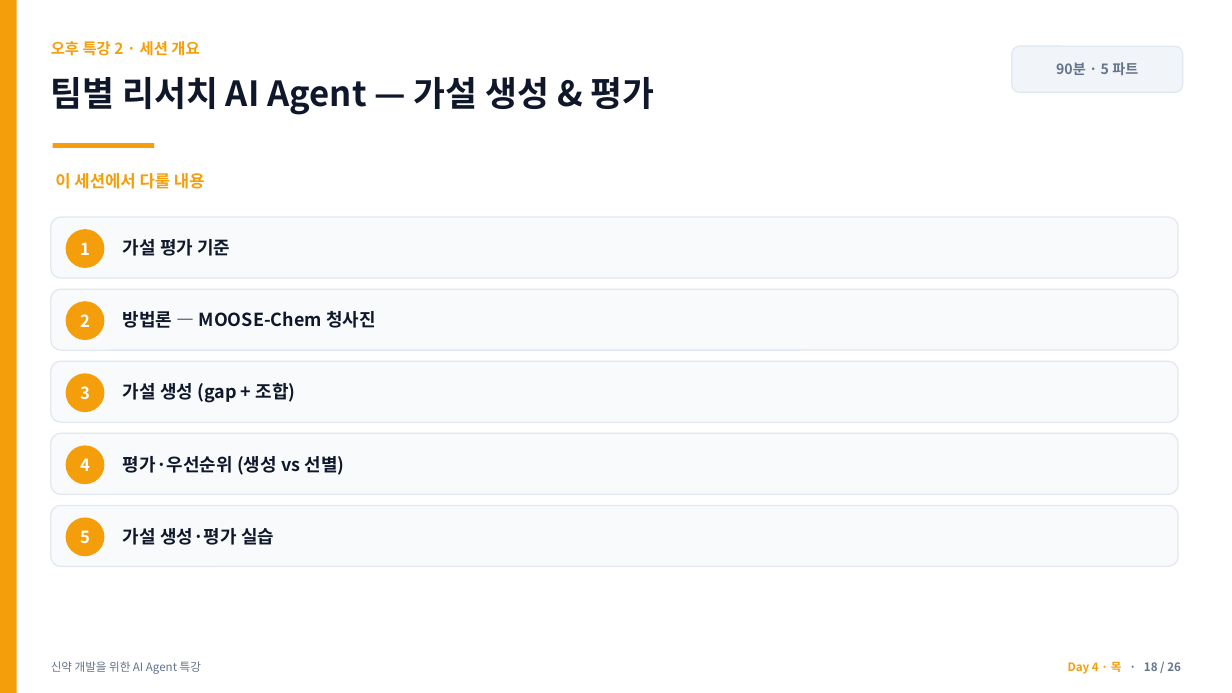
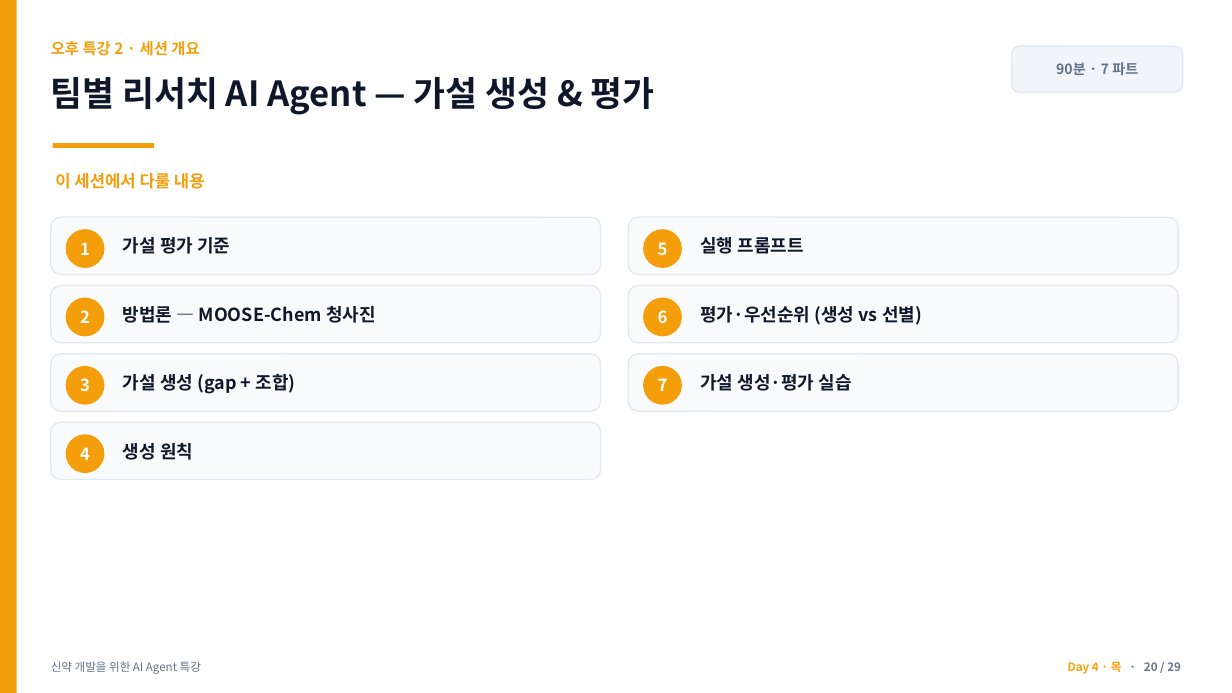
Before and after one commit to jyshin-22/wku-ai-agent-program, a slide deck: slide 20 of slides/day4.pptx (slide 18 before the commit). Drawn at 1232x693 pixels with LibreOffice and Linux fonts; fonts in the diff are those of the drawing. Boxes give left, top, right and bottom in pixels: in the first picture for what was removed or moved away, otherwise in the second. Text is boxed around its words. In the diff, an @@ line names an element or a change of style, - is before the commit and + after.

```diff
--- a/slides/day4.pptx
+++ b/slides/day4.pptx
@@ text at <box>1056,62,1138,75</box>: text changed @@
-90분 · 5 파트
+90분 · 7 파트
@@ rounded rectangle: place and size @@
-rounded rectangle at <box>51,217,1178,278</box>
+rounded rectangle at <box>51,217,601,274</box>
@@ rounded rectangle: place and size @@
-rounded rectangle at <box>51,506,1178,567</box>
+rounded rectangle at <box>628,217,1178,274</box>
@@ text "5": place and size @@
-text "5" at <box>80,530,90,544</box>
+text "5" at <box>658,242,668,255</box>
@@ ellipse: place and size @@
-ellipse at <box>66,518,104,556</box>
+ellipse at <box>643,229,682,268</box>
@@ text added at <box>700,237,804,254</box>, 14 pt, text #0F172A, bold @@
+실행 프롬프트
@@ rounded rectangle: place and size @@
-rounded rectangle at <box>51,289,1178,350</box>
+rounded rectangle at <box>51,286,601,343</box>
@@ text "방법론 — MOOSE-Chem 청사진": place and size @@
-text "방법론 — MOOSE-Chem 청사진" at <box>123,311,376,328</box>
+text "방법론 — MOOSE-Chem 청사진" at <box>123,306,376,323</box>
@@ rounded rectangle added at <box>628,286,1178,343</box>, fill #F8FAFC, outline #E2E8F0 1 pt @@
@@ ellipse added at <box>643,298,682,336</box>, fill #F59E0B @@
@@ text "평가·우선순위 (생성 vs 선별)": place and size @@
-text "평가·우선순위 (생성 vs 선별)" at <box>123,456,345,475</box>
+text "평가·우선순위 (생성 vs 선별)" at <box>700,306,922,325</box>
@@ text added at <box>658,310,668,323</box>, 13 pt, text #FFFFFF, bold @@
+6
@@ rounded rectangle: place and size @@
-rounded rectangle at <box>51,361,1178,422</box>
+rounded rectangle at <box>51,354,601,411</box>
@@ text "가설 생성 (gap + 조합)": place and size @@
-text "가설 생성 (gap + 조합)" at <box>123,383,296,403</box>
+text "가설 생성 (gap + 조합)" at <box>123,374,296,394</box>
@@ rounded rectangle added at <box>628,354,1178,411</box>, fill #F8FAFC, outline #E2E8F0 1 pt @@
@@ text "가설 생성·평가 실습": place and size @@
-text "가설 생성·평가 실습" at <box>123,528,274,545</box>
+text "가설 생성·평가 실습" at <box>700,374,852,391</box>
@@ 2 texts, 2 ellipses: place and size @@
-2 texts, 2 ellipses at <box>66,301,104,412</box>
+2 texts, 2 ellipses at <box>66,298,104,405</box>
@@ ellipse added at <box>643,366,682,405</box>, fill #F59E0B @@
@@ text added at <box>658,378,668,391</box>, 13 pt, text #FFFFFF, bold @@
+7
@@ rounded rectangle: place and size @@
-rounded rectangle at <box>51,433,1178,494</box>
+rounded rectangle at <box>51,422,601,480</box>
@@ text "4": place and size @@
-text "4" at <box>80,458,90,471</box>
+text "4" at <box>80,447,90,460</box>
@@ ellipse: place and size @@
-ellipse at <box>66,445,104,484</box>
+ellipse at <box>66,434,104,473</box>
@@ text added at <box>123,443,193,460</box>, 14 pt, text #0F172A, bold @@
+생성 원칙
@@ text at <box>1068,661,1181,674</box>: text changed @@
-Day 4 · 목 · 18 / 26
+Day 4 · 목 · 20 / 29
```
Also in this commit, not shown: 25 other slides changed, 3 slides added, 6 other files.
